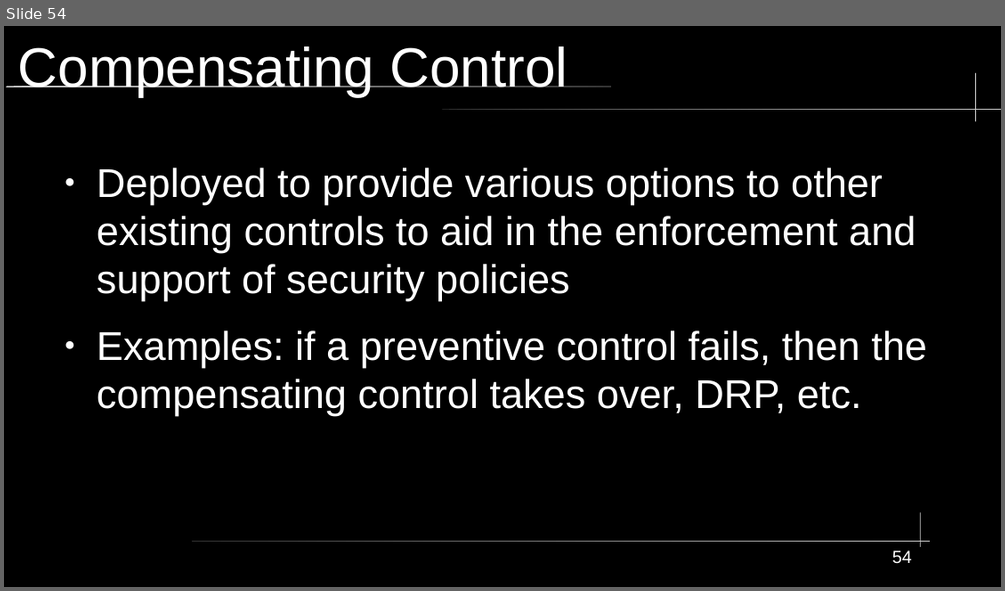
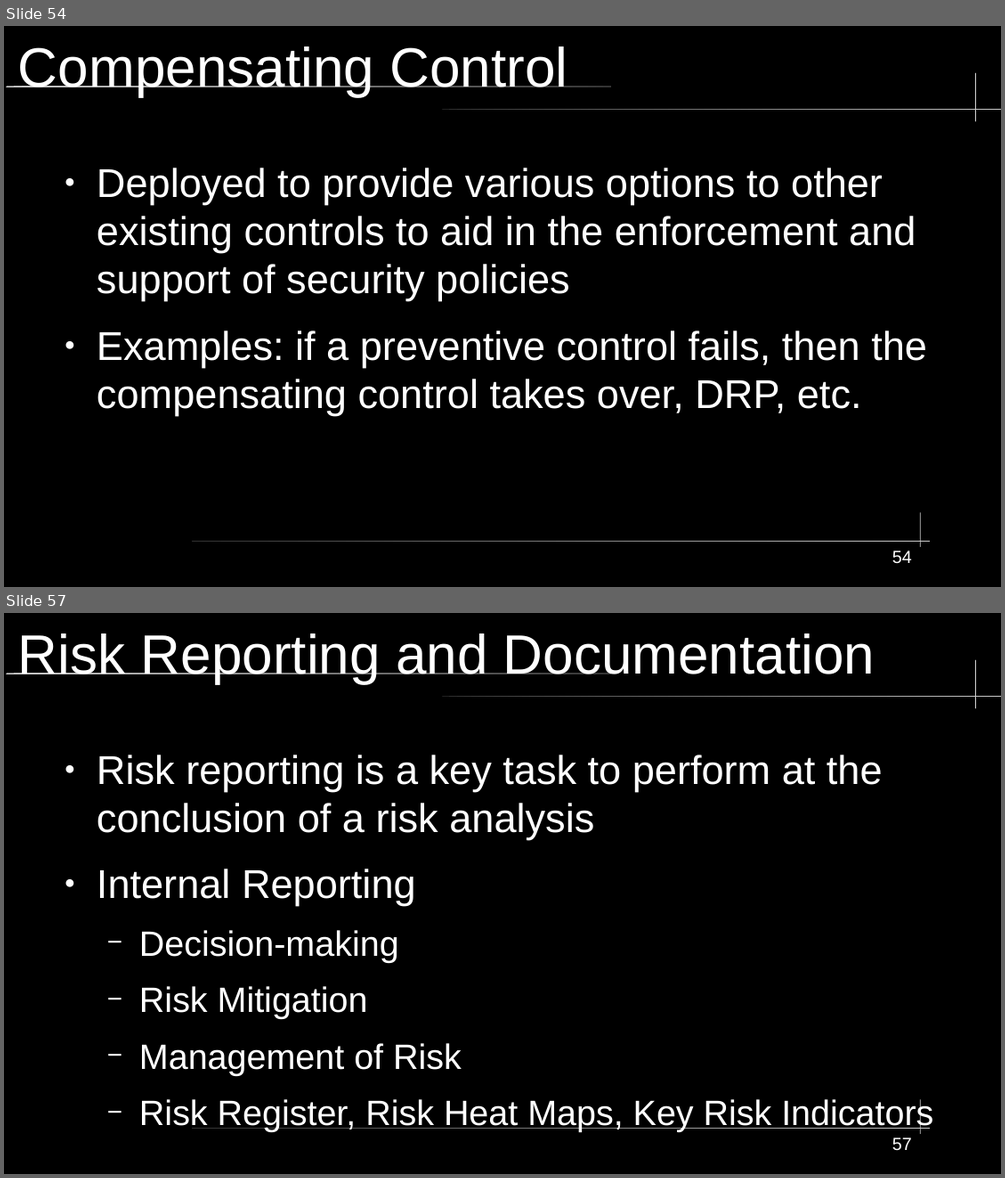
Before and after one commit to City-Colleges-of-Chicago-Cybersecurity/COMPSFI-214, a slide deck: 2026/Spring/powerpoints/Chapter-02-Personnel-Security-and-Risk-Management-Concepts.odp. Shown one above the other, each under a label of ours: slide 54 before the commit, slides 54 and 57 after it; the slides between them are not shown. The pictures are 1005x591 and 1005x1178 pixels, drawn with LibreOffice and Linux fonts; fonts in the diff are those of the drawing. Boxes give left, top, right and bottom in pixels: in the first picture for what was removed or moved away, otherwise in the second. Text is boxed around its words. In the diff, an @@ line names an element or a change of style, - is before the commit and + after.

```diff
--- a/2026/Spring/powerpoints/Chapter-02-Personnel-Security-and-Risk-Management-Concepts.odp
+++ b/2026/Spring/powerpoints/Chapter-02-Personnel-Security-and-Risk-Management-Concepts.odp
@@ slide 57 added at bbox=[4, 613, 1001, 1174], background #000000; not listed: 5 template elements that a slide beside it also shows @@
@@ title added at bbox=[18, 633, 874, 684], 44 pt, text #FFFFFF @@
+Risk Reporting and Documentation
@@ text added at bbox=[97, 755, 933, 1132], 28 pt, text #FFFFFF @@
+● Risk reporting is a key task to perform at the conclusion of a risk analysis
+● Internal Reporting
+  − Decision-making
+  − Risk Mitigation
+  − Management of Risk
+  − Risk Register, Risk Heat Maps, Key Risk Indicators
@@ page number added at bbox=[892, 1137, 912, 1151], 14 pt, text #FFFFFF @@
+57
```
Also in this commit, not shown: 20 other slides added.
